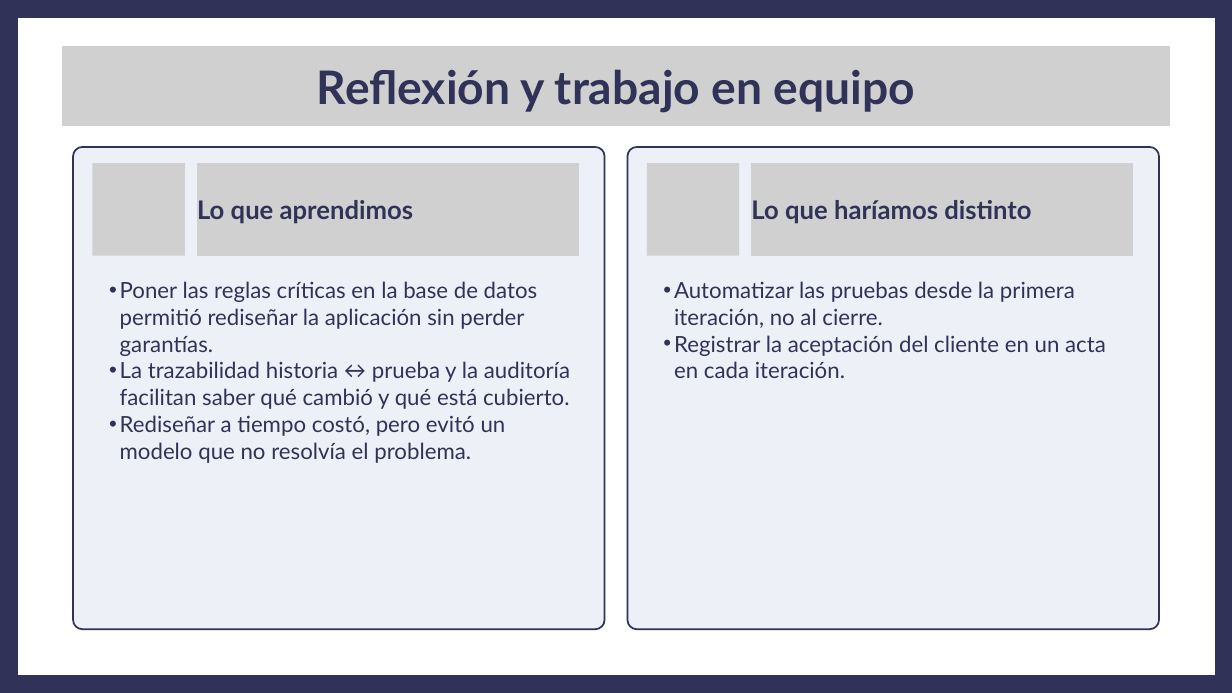
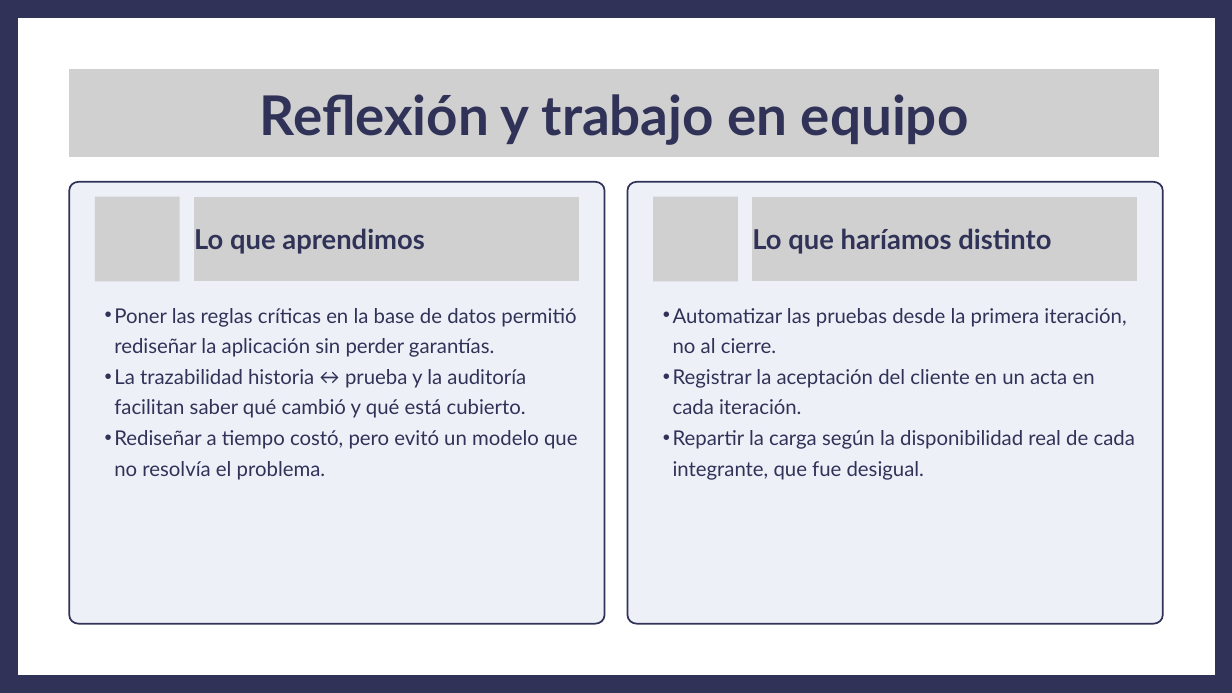
Before and after one commit to ezequielesq/SAN-BERNARDO-MALLEN-GONZALEZ-PTY4614-002D-EQUIPO-3, a slide deck: slide 12 of FASE 2/EVIDENCIAS PROYECTO/PRESENTACIÓN FASE 2 - CAPSTONE.pptx (slide 17 before the commit). Drawn at 1232x693 pixels with LibreOffice and Linux fonts; fonts in the diff are those of the drawing; grey boxes stand for pictures. Boxes give left, top, right and bottom in pixels: in the first picture for what was removed or moved away, otherwise in the second. Text is boxed around its words. In the diff, an @@ line names an element or a change of style, - is before the commit and + after.

```diff
--- a/FASE 2/EVIDENCIAS PROYECTO/PRESENTACIÓN FASE 2 - CAPSTONE.pptx
+++ b/FASE 2/EVIDENCIAS PROYECTO/PRESENTACIÓN FASE 2 - CAPSTONE.pptx
@@ picture: place and size @@
-picture at (62, 46, 1170, 126)
+picture at (69, 69, 1159, 157)
@@ text "Reflexión y trabajo en equipo": place and size @@
-text "Reflexión y trabajo en equipo" at (317, 69, 914, 113)
+text "Reflexión y trabajo en equipo" at (260, 94, 969, 145)
@@ text "Reflexión y trabajo en equipo" at (260, 94, 969, 145): size 54 to 64 pt; line spacing 64.8pt to 76.8pt @@
@@ freeform shape: place and size @@
-freeform shape at (73, 147, 605, 630)
+freeform shape at (70, 182, 605, 623)
@@ picture: place and size @@
-picture at (92, 163, 185, 256)
+picture at (95, 197, 179, 281)
@@ picture: place and size @@
-picture at (197, 163, 579, 256)
+picture at (194, 197, 578, 281)
@@ text "Lo que aprendimos": place and size @@
-text "Lo que aprendimos" at (197, 200, 413, 224)
+text "Lo que aprendimos" at (194, 228, 425, 254)
@@ text "Lo que aprendimos" at (194, 228, 425, 254): size 30 to 32 pt; line spacing 36pt to 38.4pt @@
@@ freeform shape: place and size @@
-freeform shape at (628, 147, 1159, 630)
+freeform shape at (628, 182, 1163, 623)
@@ picture: place and size @@
-picture at (647, 163, 739, 256)
+picture at (653, 197, 737, 281)
@@ text "Lo que haríamos distinto" at (752, 228, 1051, 254): size 30 to 32 pt; line spacing 36pt to 38.4pt @@
@@ text "Lo que haríamos distinto": place and size @@
-text "Lo que haríamos distinto" at (751, 200, 1031, 224)
+text "Lo que haríamos distinto" at (752, 228, 1051, 254)
@@ picture: place and size @@
-picture at (752, 163, 1133, 256)
+picture at (753, 197, 1137, 281)
@@ text "Poner las reglas críticas en ...": place and size @@
-text "Poner las reglas críticas en ..." at (120, 281, 570, 463)
+text "Poner las reglas críticas en ..." at (114, 308, 577, 480)
@@ text "Poner las reglas críticas en ..." at (114, 308, 577, 480): size 26 to 23.8 pt; indent changed; line spacing 31.2pt to 35.7pt @@
@@ text "Automatizar las pruebas desde la ...": place and size @@
-text "Automatizar las pruebas desde la ..." at (674, 281, 1106, 378)
+text "Automatizar las pruebas desde la ..." at (673, 308, 1135, 480)
@@ text at (673, 308, 1126, 414): size 26 to 23.8 pt in "Automatizar las pruebas desde la primera iteración, ...", "Registrar la aceptación del cliente en un ..."; indent changed; line spacing 31.2pt to 35.7pt @@
@@ text at (673, 430, 1135, 480): paragraph added @@
+  • Repartir la carga según la disponibilidad real de cada integrante, que fue desigual.
```
Also in this commit, not shown: 10 other slides changed, 19 slides added, 7 slides removed, 1 other file.
